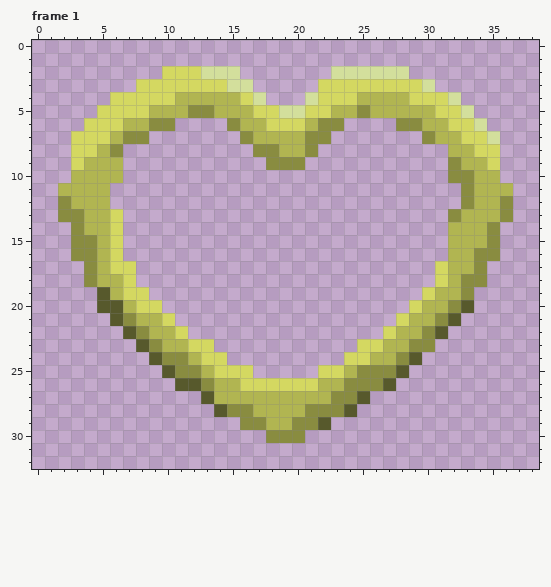
Two versions of one pixel-art file, external/aseprite/heart_of_gold.aseprite. This is how it looked before the edit.
39x33 pixels, 2 frames. Shown: frame 1. The commit also changed other frames, which this record leaves out.
After:
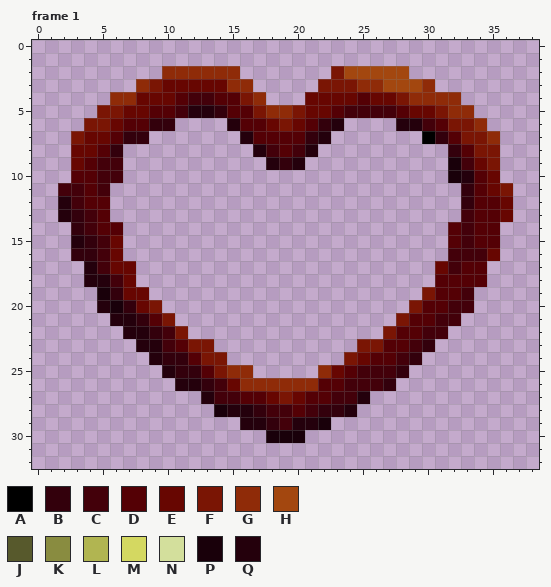
Palette (. is transparent): A #000000  B #33000c  C #43000a  D #540005  E #670601  F #7a1504  G #8f2b08  H #a3470f  J #57592c  K #898c40  L #b1b551  M #d4d861  N #d3df9c  P #19000a  Q #24000c
Diff:
Changed rows in their new state; - is an unchanged pixel.
Frame 1, layer "heart":
first column x 2:
 2 --------GGGGGG-------FHHHHH--------
 3 ------GFEEEEEGG-----FFFGGHHHG------
 4 ----GGEEEDCCDDFG---EEEEDEEFGGGG----
 5 ---FFEEDDCQQBDDFGGFEEDCCCCDEEFGG---
 6 --FFEDDBB----QDDEFEDBQ----QQCDFFG--
 7 -FEEDBB-------QDDDDBQ-------ABDFFG-
 8 -EEDB----------QCDCQ----------BDFF-
 9 -EDCC-----------QBQ-----------PCEF-
10 -DDCC-------------------------PQDE-
11 CCDC---------------------------BDEF
12 QCDD---------------------------BDDE
13 QBCD.-------------------------.CDDE
14 -BCDD-------------------------DCDD-
15 -QBCE-------------------------DCDD-
16 -BBCE-------------------------CCCE-
17 --QCEE-----------------------ECDD--
18 --QQCE-----------------------DDDD--
19 ---PBEE---------------------FDDC---
20 ---QPBEF-------------------FDDCC---
21 ----QQBDF-----------------FDDCC----
22 -----QQBCF---------------FDDCC-----
23 ------QQCDFF-----------FFDDCB------
24 -------QBBDFF---------FEDDCB-------
25 --------QBBDFGG-----GEDCCCB--------
26 ---------QQBCEGGGGGGDDCCCB---------
27 -----------QCCDDEFEDDCCQ-----------
28 ------------PQQBCCDCBBQ------------
29 --------------QQBCQQP--------------
30 ----------------PPP----------------
